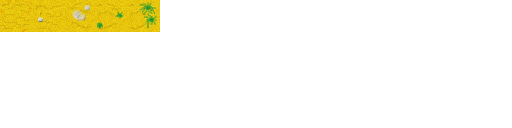
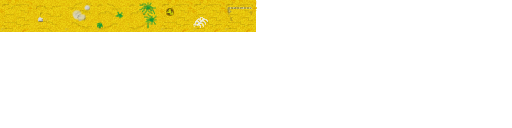
Comparing the layer stacks of the two 512 × 128 images. Changes:
added group "Desert 06" with 2 layers in group "Tiles" over <box>160,0,193,32</box>
added layer "Brightness/Contrast 1" (1st of 7, in "Tiles" › "Desert 06") (color burn) in group "Desert 06" over <box>160,0,193,32</box>
added layer "Base" (1st of 8, in "Tiles" › "Desert 06") in group "Desert 06" over <box>160,0,192,32</box>
added group "Desert 07" with 2 layers in group "Tiles" over <box>192,0,225,32</box>
added layer "Brightness/Contrast 1" (5th of 7, in "Tiles" › "Desert 07") (color burn) in group "Desert 07" over <box>192,0,225,32</box>
added layer "Base" (6th of 8, in "Tiles" › "Desert 07") in group "Desert 07" over <box>192,0,224,32</box>
added group "Desert 08" with 2 layers in group "Tiles" over <box>224,0,257,32</box>
added layer "Brightness/Contrast 1" (6th of 7, in "Tiles" › "Desert 08") (color burn) in group "Desert 08" over <box>224,0,257,32</box>
added layer "Base" (7th of 8, in "Tiles" › "Desert 08") in group "Desert 08" over <box>224,0,256,32</box>
